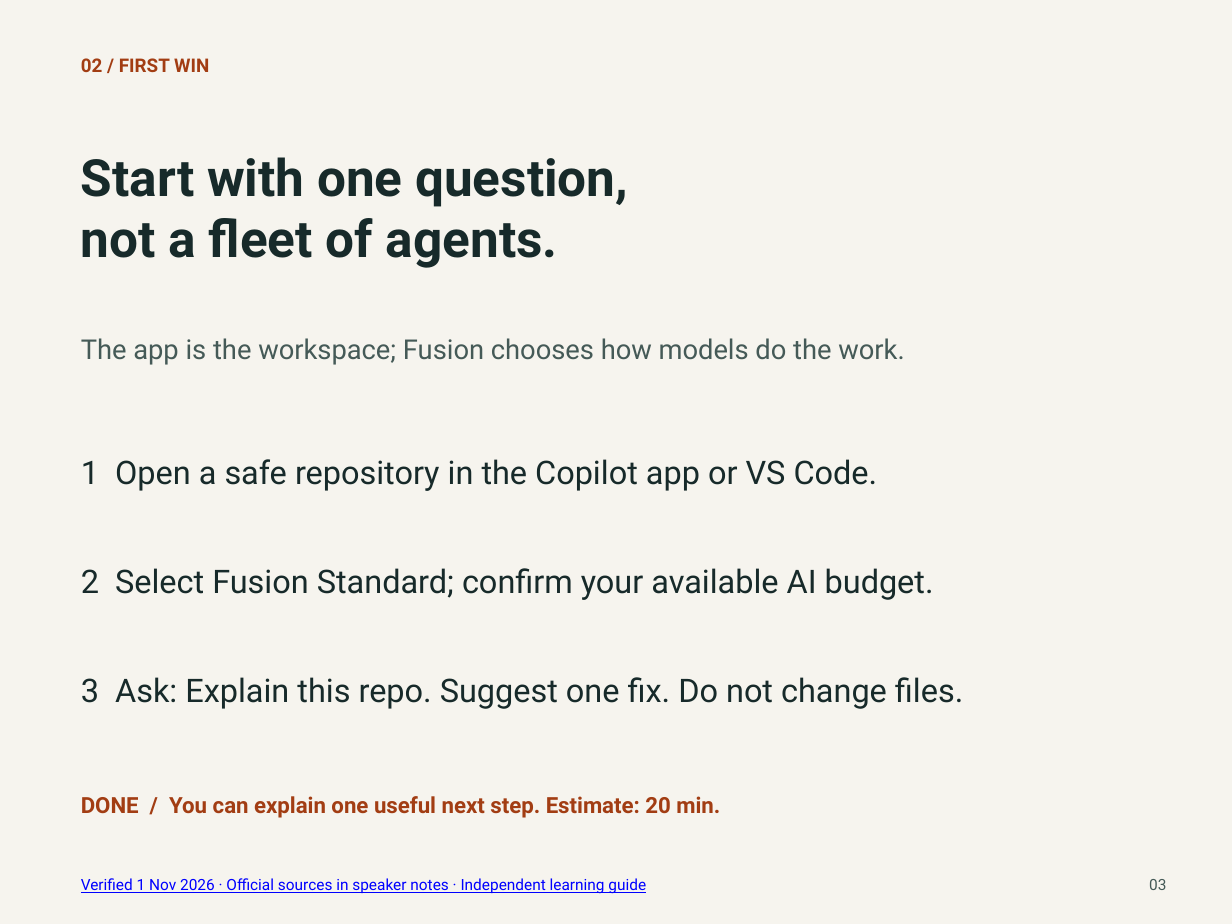
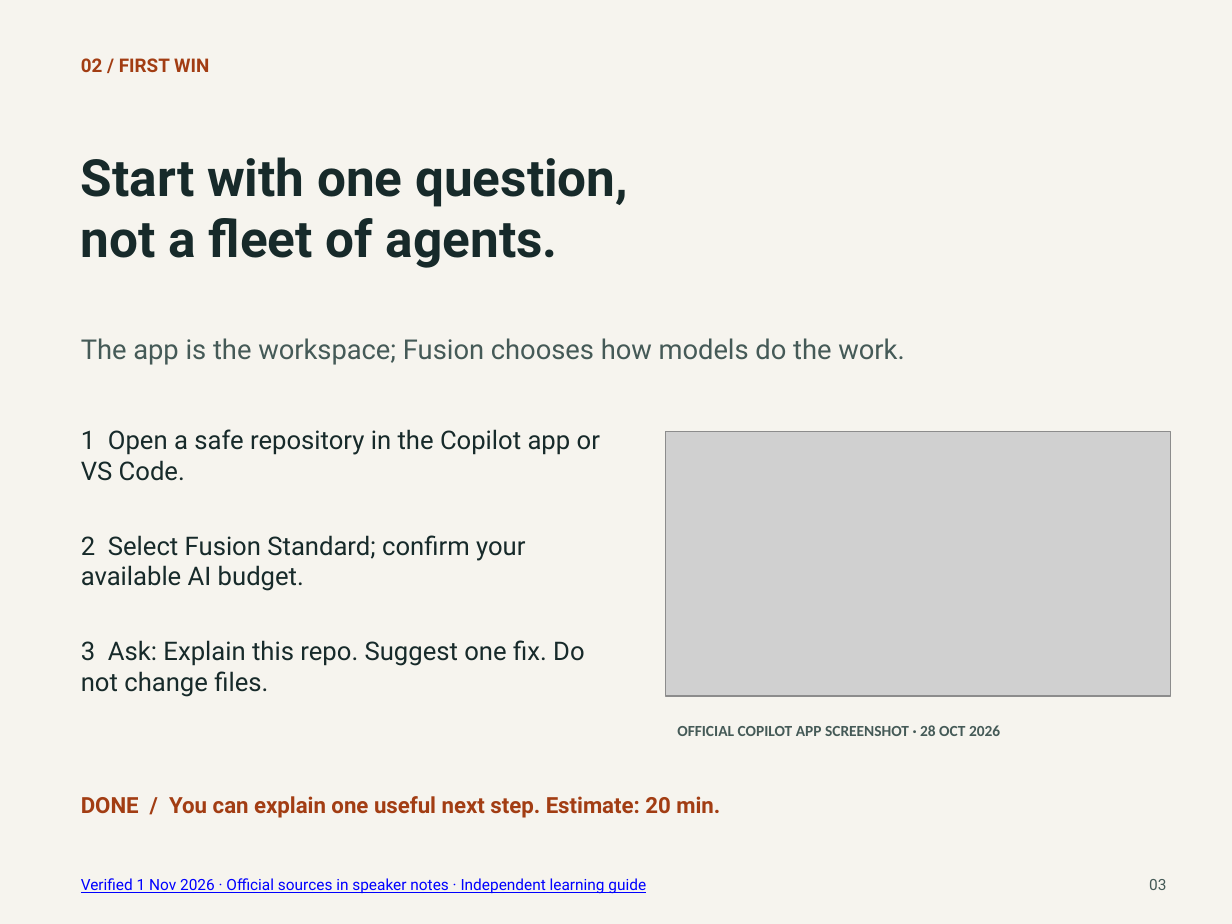
Before and after one commit to ragmha/lab, a slide deck: slide 3 of public/downloads/universe-2026-starter.pptx. Drawn at 1232x924 pixels with LibreOffice and Linux fonts; fonts in the diff are those of the drawing; grey boxes stand for pictures. Boxes give left, top, right and bottom in pixels: in the first picture for what was removed or moved away, otherwise in the second. Text is boxed around its words. In the diff, an @@ line names an element or a change of style, - is before the commit and + after.

```diff
--- a/public/downloads/universe-2026-starter.pptx
+++ b/public/downloads/universe-2026-starter.pptx
@@ text "1 Open a safe repository ...": place and size @@
-text "1 Open a safe repository ..." at (81, 459, 878, 491)
+text "1 Open a safe repository ..." at (81, 429, 600, 481)
@@ picture added at (665, 431, 1170, 696) @@
@@ text "2 Select Fusion Standard; confirm ...": place and size @@
-text "2 Select Fusion Standard; confirm ..." at (81, 568, 934, 600)
+text "2 Select Fusion Standard; confirm ..." at (81, 535, 525, 591)
@@ size 19 to 15 pt in 3 elements at (81, 429, 600, 481), (81, 535, 525, 591), (81, 640, 584, 697) @@
@@ text "3 Ask: Explain this repo. ...": place and size @@
-text "3 Ask: Explain this repo. ..." at (81, 677, 963, 709)
+text "3 Ask: Explain this repo. ..." at (81, 640, 584, 697)
@@ text added at (677, 725, 1000, 736), 9 pt, text #455A57, bold @@
+OFFICIAL COPILOT APP SCREENSHOT · 28 OCT 2026
```
Also in this commit, not shown: 12 other slides changed, 17 other files.
